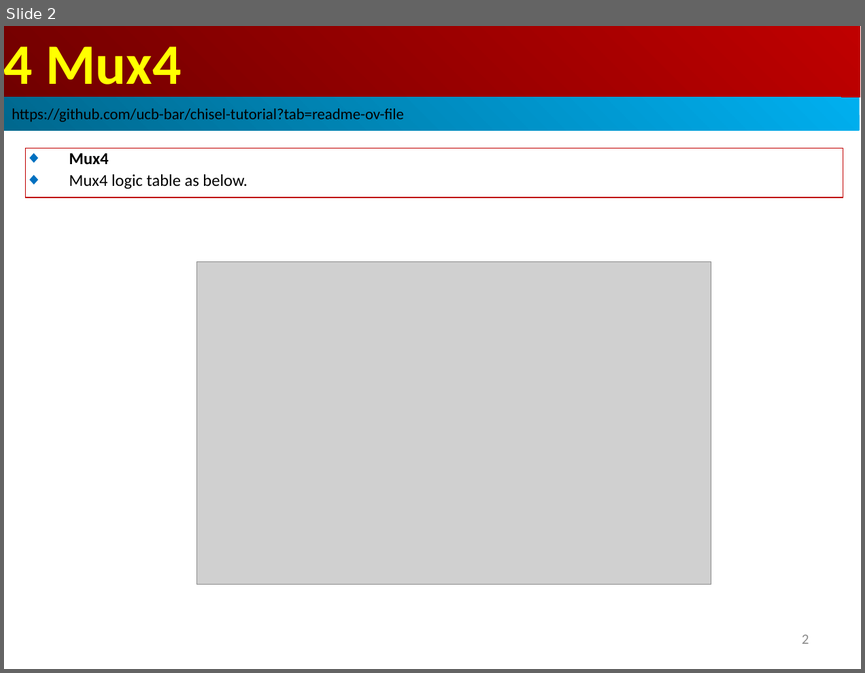
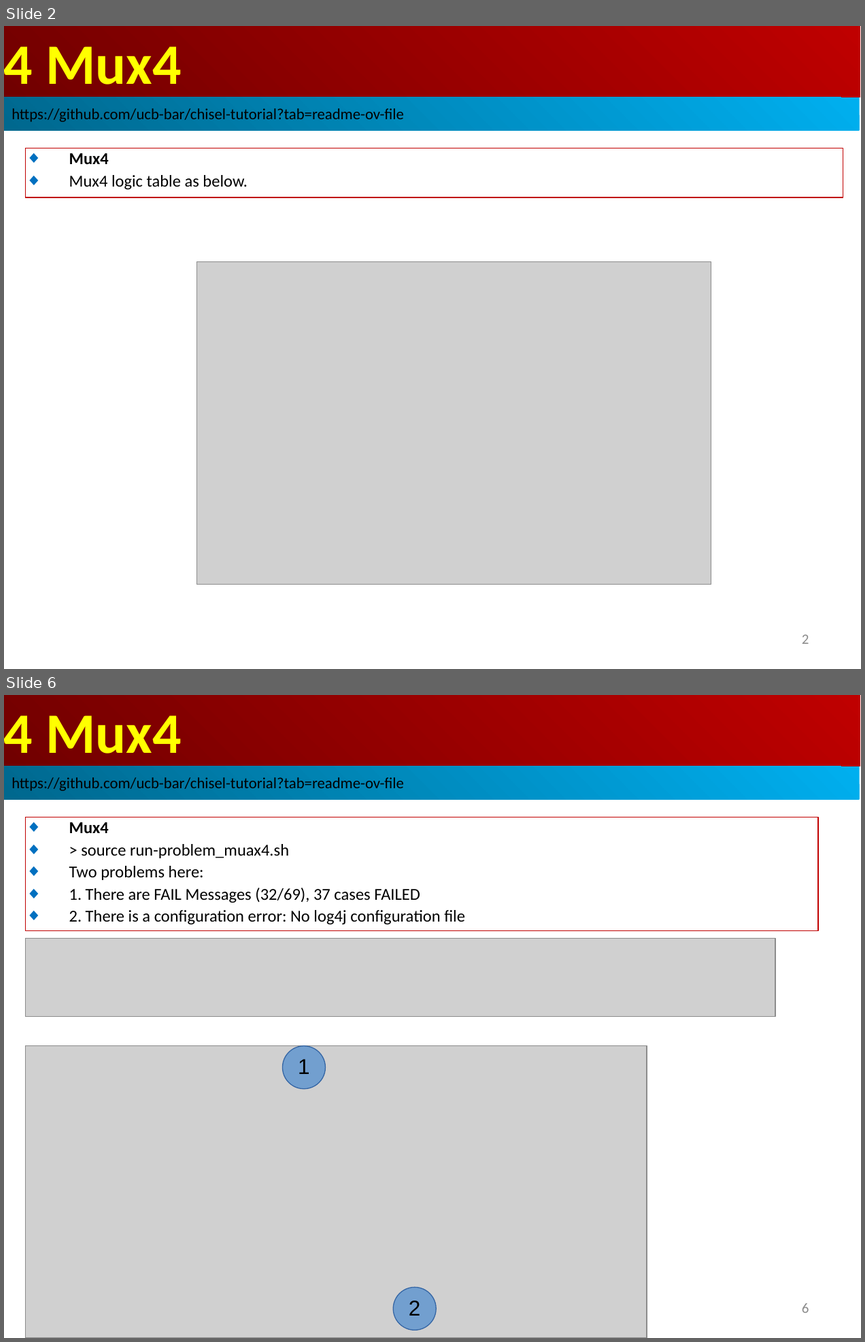
Before and after one commit to peterhchen/AIU_CS800_Chisel, a slide deck: 600_UCB_Chisel/004_Mux4/000_Video/004_Mux4.ppt. Shown one above the other, each under a label of ours: slide 2 before the commit, slides 2 and 6 after it; the slides between them are not shown. The pictures are 865x673 and 865x1342 pixels, drawn with LibreOffice and Linux fonts; fonts in the diff are those of the drawing; grey boxes stand for pictures. Boxes give left, top, right and bottom in pixels: in the first picture for what was removed or moved away, otherwise in the second. Text is boxed around its words. In the diff, an @@ line names an element or a change of style, - is before the commit and + after.

```diff
--- a/600_UCB_Chisel/004_Mux4/000_Video/004_Mux4.ppt
+++ b/600_UCB_Chisel/004_Mux4/000_Video/004_Mux4.ppt
@@ slide 6 added at (4, 695, 861, 1338), background #FFFFFF @@
@@ rectangle added at (4, 695, 860, 766), fill gradient #BF0000 to #710000, 48 pt, text #FFFF00, bold @@
+4 Mux4
@@ rectangle added at (4, 766, 859, 800), fill gradient #00AFEF to #00688E, 13 pt, text #000000 @@
+https://github.com/ucb-bar/chisel-tutorial?tab=readme-ov-file
@@ rectangle added at (26, 817, 818, 930), outline #C00000 0.74 pt, 14 pt, text #000000 @@
+◆ Mux4
+◆ > source run-problem_muax4.sh
+◆ Two problems here:
+◆ 1. There are FAIL Messages (32/69), 37 cases FAILED
+◆ 2. There is a configuration error: No log4j configuration file
@@ picture added at (26, 938, 775, 1016) @@
@@ picture added at (26, 1045, 647, 1338) @@
@@ ellipse added at (283, 1045, 325, 1088), fill #729FCF, outline #3465A4 0.74 pt, 18 pt, text #000000 @@
+1
@@ ellipse added at (393, 1287, 436, 1330), fill #729FCF, outline #3465A4 0.74 pt, 18 pt, text #000000 @@
+2
@@ page number added at (802, 1303, 809, 1312), 12 pt, text #8B8B8B @@
+6
```
Also in this commit, not shown: 7 other slides added.
